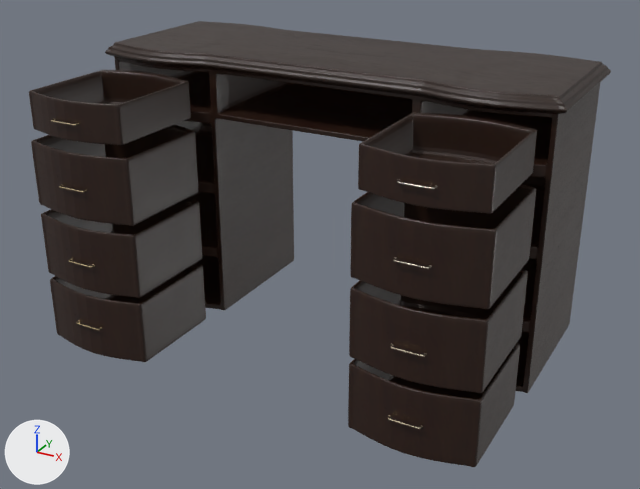
Renders of the Blender file Hart DollHouse/Assets/Models/Bedroom/Bedroom Table/BedroomTable.blend from each side of a commit.
Before and after are seen from a 50 mm lens placed at (5.26, -10.28, 2.84), pointed at (0.16, -1.01, -1.79). Arrows for +X, +Y and +Z are at lower left; the lights stay in place.

Script lines for the objects in view, before the commit:
```python
ob_drawerl3r = bpy.data.objects.new('DrawerL3R', me_cube_012)
ob_drawerl3r.parent = ob_bedroomtable
ob_drawerl3r.location = (2.228, -0.267, -1.791)
ob_drawerl3r.scale = (1.09, 1.0, 1.24)
ob_handle = bpy.data.objects.new('Handle', me_cube_005)
ob_handle.parent = ob_bedroomtable
ob_handle.location = (2.233, -2.907, -0.0183)
ob_handle.rotation_euler = (0.0, -1.571, 0.0)  # degrees (0, -90, 0)
ob_handle.scale = (-0.012, -0.012, 0.2)
ob_handle_001 = bpy.data.objects.new('Handle.001', me_cube_004)
ob_handle_001.parent = ob_bedroomtable
ob_handle_001.location = (-2.218, -2.907, -0.0183)
ob_handle_001.rotation_euler = (0.0, -1.571, 0.0)  # degrees (0, -90, 0)
ob_handle_001.scale = (-0.012, -0.012, 0.2)
ob_handle_002 = bpy.data.objects.new('Handle.002', me_cube_014)
ob_handle_002.parent = ob_bedroomtable
ob_handle_002.location = (-2.218, -2.907, -0.843)
ob_handle_002.rotation_euler = (0.0, -1.571, 0.0)  # degrees (0, -90, 0)
ob_handle_002.scale = (-0.012, -0.012, 0.2)
ob_handle_003 = bpy.data.objects.new('Handle.003', me_cube_015)
ob_handle_003.parent = ob_bedroomtable
ob_handle_003.location = (-2.218, -2.907, -1.834)
ob_handle_003.rotation_euler = (0.0, -1.571, 0.0)  # degrees (0, -90, 0)
ob_handle_003.scale = (-0.012, -0.012, 0.2)
ob_handle_004 = bpy.data.objects.new('Handle.004', me_cube_016)
ob_handle_004.parent = ob_bedroomtable
ob_handle_004.location = (-2.218, -2.907, -2.72)
ob_handle_004.rotation_euler = (0.0, -1.571, 0.0)  # degrees (0, -90, 0)
ob_handle_004.scale = (-0.012, -0.012, 0.2)
ob_handle_005 = bpy.data.objects.new('Handle.005', me_cube_017)
ob_handle_005.parent = ob_bedroomtable
ob_handle_005.location = (2.225, -2.907, -2.72)
ob_handle_005.rotation_euler = (0.0, -1.571, 0.0)  # degrees (0, -90, 0)
ob_handle_005.scale = (-0.012, -0.012, 0.2)
ob_handle_006 = bpy.data.objects.new('Handle.006', me_cube_018)
ob_handle_006.parent = ob_bedroomtable
ob_handle_006.location = (2.225, -2.907, -1.834)
ob_handle_006.rotation_euler = (0.0, -1.571, 0.0)  # degrees (0, -90, 0)
ob_handle_006.scale = (-0.012, -0.012, 0.2)
ob_handle_007 = bpy.data.objects.new('Handle.007', me_cube_019)
ob_handle_007.parent = ob_bedroomtable
ob_handle_007.location = (2.225, -2.907, -0.843)
ob_handle_007.rotation_euler = (0.0, -1.571, 0.0)  # degrees (0, -90, 0)
ob_handle_007.scale = (-0.012, -0.012, 0.2)
# also in view: 'DrawerR2R' at (-2.23, -2.05, -0.82); 'DrawerR1R' at (-2.21, -2.05, 0.0); 'DrawerL4R' at (2.23, -2.04, -2.72); 'Desk' at (0.0, -0.02, -1.33); 'DrawerR3R' at (-2.23, -2.05, -1.79)
```
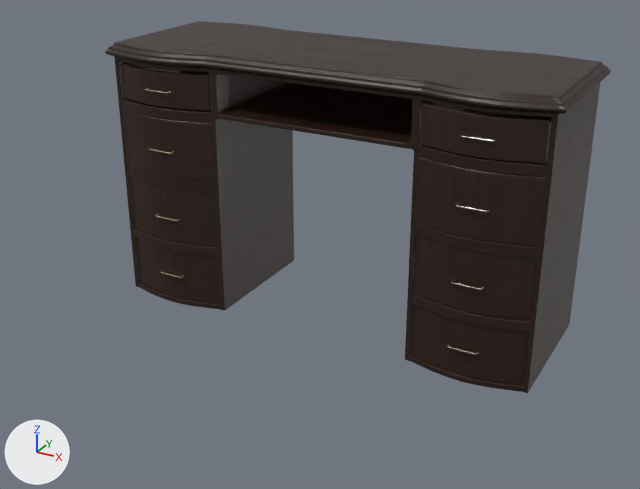
Diff of the bpy script that builds the scene:
```diff
--- a/Hart DollHouse/Assets/Models/Bedroom/Bedroom Table/BedroomTable.blend.py
+++ b/Hart DollHouse/Assets/Models/Bedroom/Bedroom Table/BedroomTable.blend.py
@@ mat_wood_001 @@
+mat_wood_001 = bpy.data.materials.new('Wood.001')
+# uses the picture img_woodfinedark004_col_3k_jpg
+# uses the picture img_woodfinedark004_gloss_3k_jpg
+# uses the picture img_woodfinedark004_nrm_3k_jpg
@@ me_cube_001 @@
 # used by ob_drawerl1r; parent = ob_bedroomtable; location = (2.239, -0.274, -0.00089); scale = (0.68, 0.68, 0.242)
-me_cube_001.from_pydata(...)  # 178 vertices, 176 faces; spans x -1.04..1.04, y -3.91..-1.31, z -1.01..1.01
-me_cube_001.materials.append(mat_wood)
+me_cube_001.from_pydata(...)  # 242 vertices, 238 faces; spans x -1.12..1.08, y -3.95..-1.28, z -1.03..1.03
+# me_cube_001 part 1: 178 vertices removed from x -1.04..1.04, y -3.91..-1.31, z -1.01..1.01; 242 vertices added at x -1.12..1.08, y -3.95..-1.28, z -1.03..1.03
+me_cube_001.materials.append(mat_wood_001)
+me_cube_001.materials.append(mat_faucet)
@@ ob_drawerl1r @@
 ob_drawerl1r.matrix_parent_inverse = Matrix(((1.0, 0.0, 0.0, -4.864), (0.0, 1.0, 0.0, -2.684), (0.0, 0.0, 1.0, 5.156), (0.0, 0.0, 0.0, 1.0)))
-ob_drawerl1r.location = (2.239, -0.274, -0.00089)
+ob_drawerl1r.location = (2.241, 1.457, -0.00089)
 ob_drawerl1r.scale = (0.68, 0.68, 0.242)
@@ ob_drawerl2r @@
 ob_drawerl2r.matrix_parent_inverse = Matrix(((1.0, 0.0, 0.0, -4.864), (0.0, 1.0, 0.0, -2.684), (0.0, 0.0, 1.0, 5.156), (0.0, 0.0, 0.0, 1.0)))
-ob_drawerl2r.location = (2.228, -0.267, -0.82)
+ob_drawerl2r.location = (2.228, 1.449, -0.82)
 ob_drawerl2r.scale = (1.09, 1.0, 1.24)
@@ ob_drawerl3r @@
 ob_drawerl3r.matrix_parent_inverse = Matrix(((1.0, 0.0, 0.0, -4.864), (0.0, 1.0, 0.0, -2.684), (0.0, 0.0, 1.0, 5.156), (0.0, 0.0, 0.0, 1.0)))
-ob_drawerl3r.location = (2.228, -0.267, -1.791)
+ob_drawerl3r.location = (2.228, 1.472, -1.791)
 ob_drawerl3r.scale = (1.09, 1.0, 1.24)
@@ ob_drawerl4r @@
 ob_drawerl4r.matrix_parent_inverse = Matrix(((1.0, 0.0, 0.0, -4.864), (0.0, 1.0, 0.0, -2.684), (0.0, 0.0, 1.0, 5.156), (0.0, 0.0, 0.0, 1.0)))
-ob_drawerl4r.location = (2.228, -0.267, -2.723)
+ob_drawerl4r.location = (2.228, 1.482, -2.723)
 ob_drawerl4r.scale = (1.09, 1.0, 1.24)
@@ ob_drawerr1r @@
 ob_drawerr1r.matrix_parent_inverse = Matrix(((1.0, 0.0, 0.0, -4.864), (0.0, 1.0, 0.0, -2.684), (0.0, 0.0, 1.0, 5.156), (0.0, 0.0, 0.0, 1.0)))
-ob_drawerr1r.location = (-2.213, -0.274, -0.00089)
+ob_drawerr1r.location = (-2.23, 1.457, -0.00089)
 ob_drawerr1r.scale = (0.68, 0.68, 0.242)
@@ ob_drawerr2r @@
 ob_drawerr2r.matrix_parent_inverse = Matrix(((1.0, 0.0, 0.0, -4.864), (0.0, 1.0, 0.0, -2.684), (0.0, 0.0, 1.0, 5.156), (0.0, 0.0, 0.0, 1.0)))
-ob_drawerr2r.location = (-2.227, -0.271, -0.82)
+ob_drawerr2r.location = (-2.227, 1.445, -0.82)
 ob_drawerr2r.scale = (1.09, 1.0, 1.24)
@@ ob_drawerr3r @@
 ob_drawerr3r.matrix_parent_inverse = Matrix(((1.0, 0.0, 0.0, -4.864), (0.0, 1.0, 0.0, -2.684), (0.0, 0.0, 1.0, 5.156), (0.0, 0.0, 0.0, 1.0)))
-ob_drawerr3r.location = (-2.227, -0.271, -1.791)
+ob_drawerr3r.location = (-2.227, 1.468, -1.791)
 ob_drawerr3r.scale = (1.09, 1.0, 1.24)
@@ ob_drawerr4r @@
 ob_drawerr4r.matrix_parent_inverse = Matrix(((1.0, 0.0, 0.0, -4.864), (0.0, 1.0, 0.0, -2.684), (0.0, 0.0, 1.0, 5.156), (0.0, 0.0, 0.0, 1.0)))
-ob_drawerr4r.location = (-2.227, -0.271, -2.723)
+ob_drawerr4r.location = (-2.227, 1.477, -2.723)
 ob_drawerr4r.scale = (1.09, 1.0, 1.24)
@@ ob_handle @@
-ob_handle = bpy.data.objects.new('Handle', me_cube_005)
@@ ob_handle_001 @@
-ob_handle_001 = bpy.data.objects.new('Handle.001', me_cube_004)
@@ ob_handle_002 @@
-ob_handle_002 = bpy.data.objects.new('Handle.002', me_cube_014)
@@ ob_handle_003 @@
-ob_handle_003 = bpy.data.objects.new('Handle.003', me_cube_015)
@@ ob_handle_004 @@
-ob_handle_004 = bpy.data.objects.new('Handle.004', me_cube_016)
@@ ob_handle_005 @@
-ob_handle_005 = bpy.data.objects.new('Handle.005', me_cube_017)
@@ ob_handle_006 @@
-ob_handle_006 = bpy.data.objects.new('Handle.006', me_cube_018)
@@ ob_handle_007 @@
-ob_handle_007 = bpy.data.objects.new('Handle.007', me_cube_019)
```

Changed parts and their boxes [x1, y1, x2, y2] in the pictures (640 x 489 px):
'DrawerL2R', moved: before [350, 184, 536, 309]; after [415, 157, 545, 247]
'DrawerL3R', moved: before [349, 269, 528, 393]; after [413, 235, 536, 321]
'DrawerL4R', moved: before [348, 343, 520, 467]; after [411, 305, 529, 385]
'DrawerL1R', reshaped, moved: before [358, 112, 537, 214]; after [420, 101, 552, 164]
'DrawerR2R', moved: before [31, 125, 199, 226]; after [123, 109, 215, 184]
'DrawerR3R', moved: before [41, 198, 202, 298]; after [130, 177, 218, 248]
'DrawerR4R', moved: before [50, 263, 206, 362]; after [136, 238, 221, 304]
'DrawerR1R', moved: before [29, 70, 191, 145]; after [120, 62, 211, 111]
'Handle.007', deleted: before [393, 257, 432, 269]
'Handle', deleted: before [397, 179, 437, 190]
'Handle.006', deleted: before [390, 344, 427, 357]
'Handle.005', deleted: before [387, 415, 423, 429]
'Handle.002', deleted: before [59, 184, 86, 193]
'Handle.003', deleted: before [69, 258, 95, 268]
'Handle.001', deleted: before [51, 118, 79, 126]
'Handle.004', deleted: before [76, 320, 102, 330]
